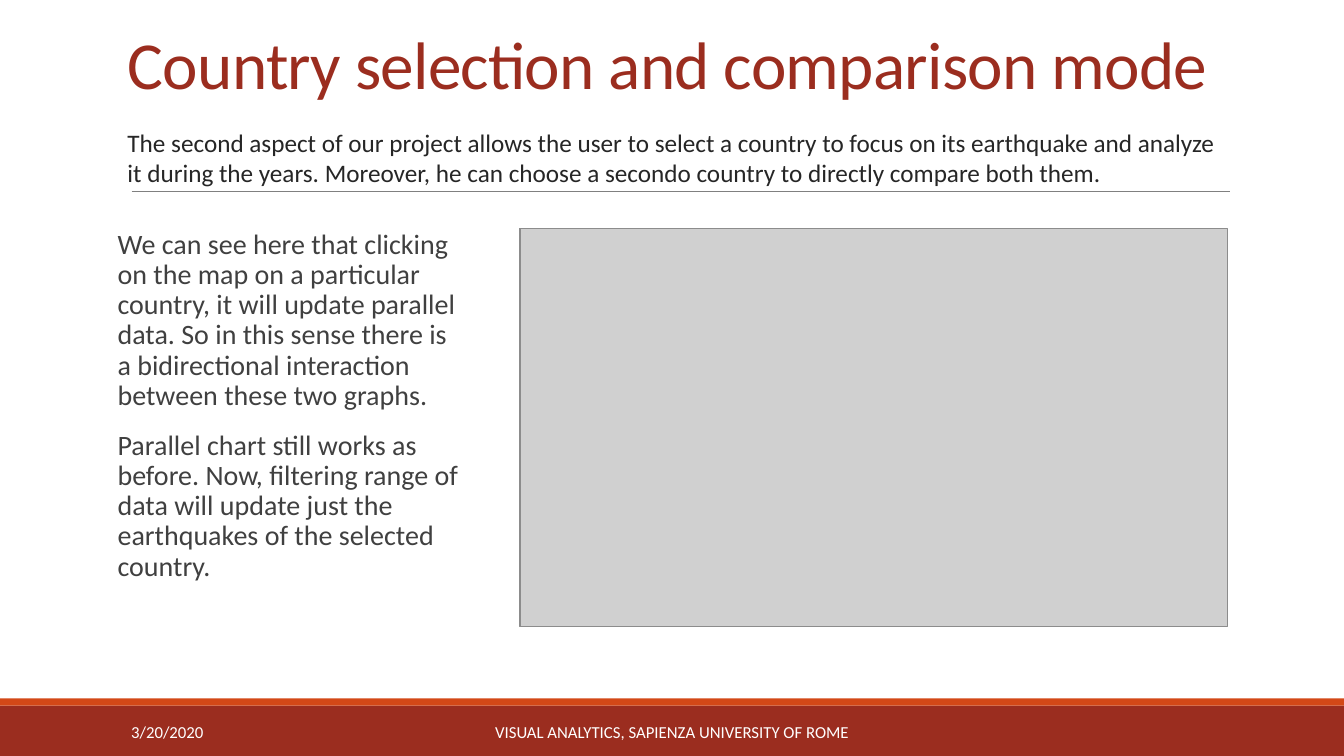
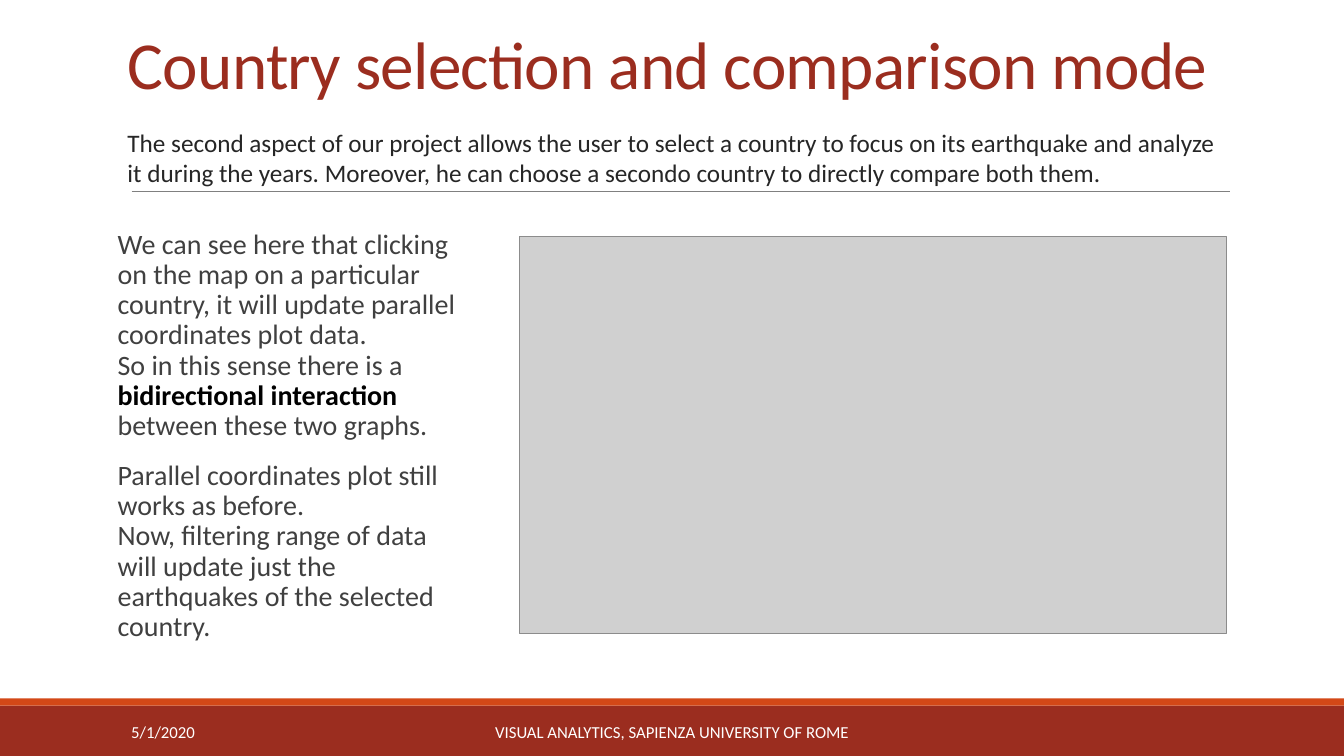
Before and after one commit to michaelcapponi/EarthquakesVA, a slide deck: slide 8 of docs/slides.pptx. Drawn at 1344x756 pixels with LibreOffice and Linux fonts; fonts in the diff are those of the drawing; grey boxes stand for pictures. Boxes give left, top, right and bottom in pixels: in the first picture for what was removed or moved away, otherwise in the second. Text is boxed around its words. In the diff, an @@ line names an element or a change of style, - is before the commit and + after.

```diff
--- a/docs/slides.pptx
+++ b/docs/slides.pptx
@@ text at [118,234,455,641]: text changed @@
-We can see here that clicking on the map on a particular country, it will update parallel data. So in this sense there is a bidirectional interaction between these two graphs.
-Parallel chart still works as before. Now, filtering range of data will update just the earthquakes of the selected country.
+We can see here that clicking on the map on a particular country, it will update parallel coordinates plot data.
+So in this sense there is a bidirectional interaction between these two graphs.
+Parallel coordinates plot still works as before.
+Now, filtering range of data will update just the earthquakes of the selected country.
@@ picture: place and size @@
-picture at [519,229,1227,626]
+picture at [519,236,1227,633]
@@ picture removed at [521,229,1229,626] @@
@@ text at [131,726,195,739]: text changed @@
-3/20/2020
+5/1/2020
```
Also in this commit, not shown: 9 other slides changed, 20 other files.
